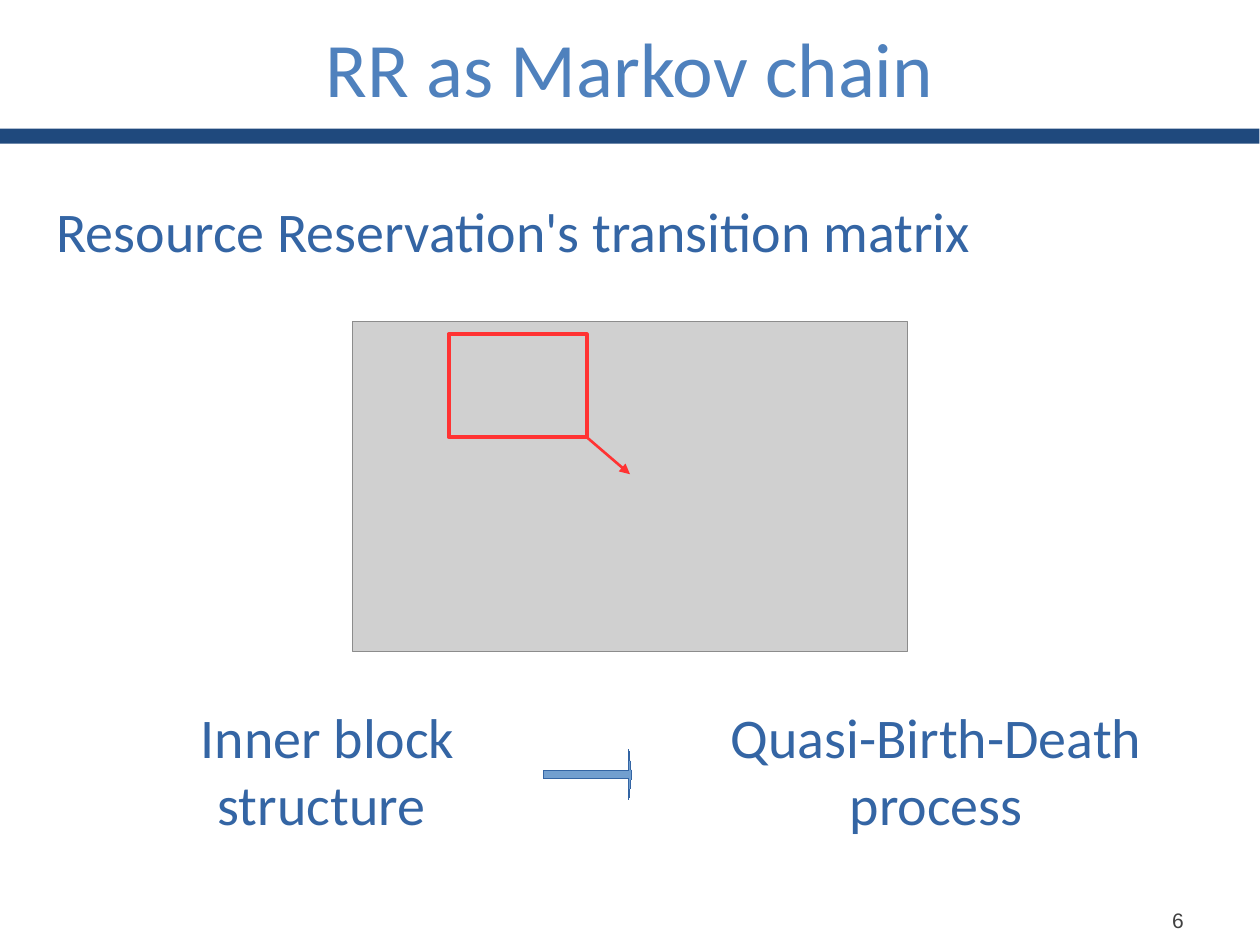
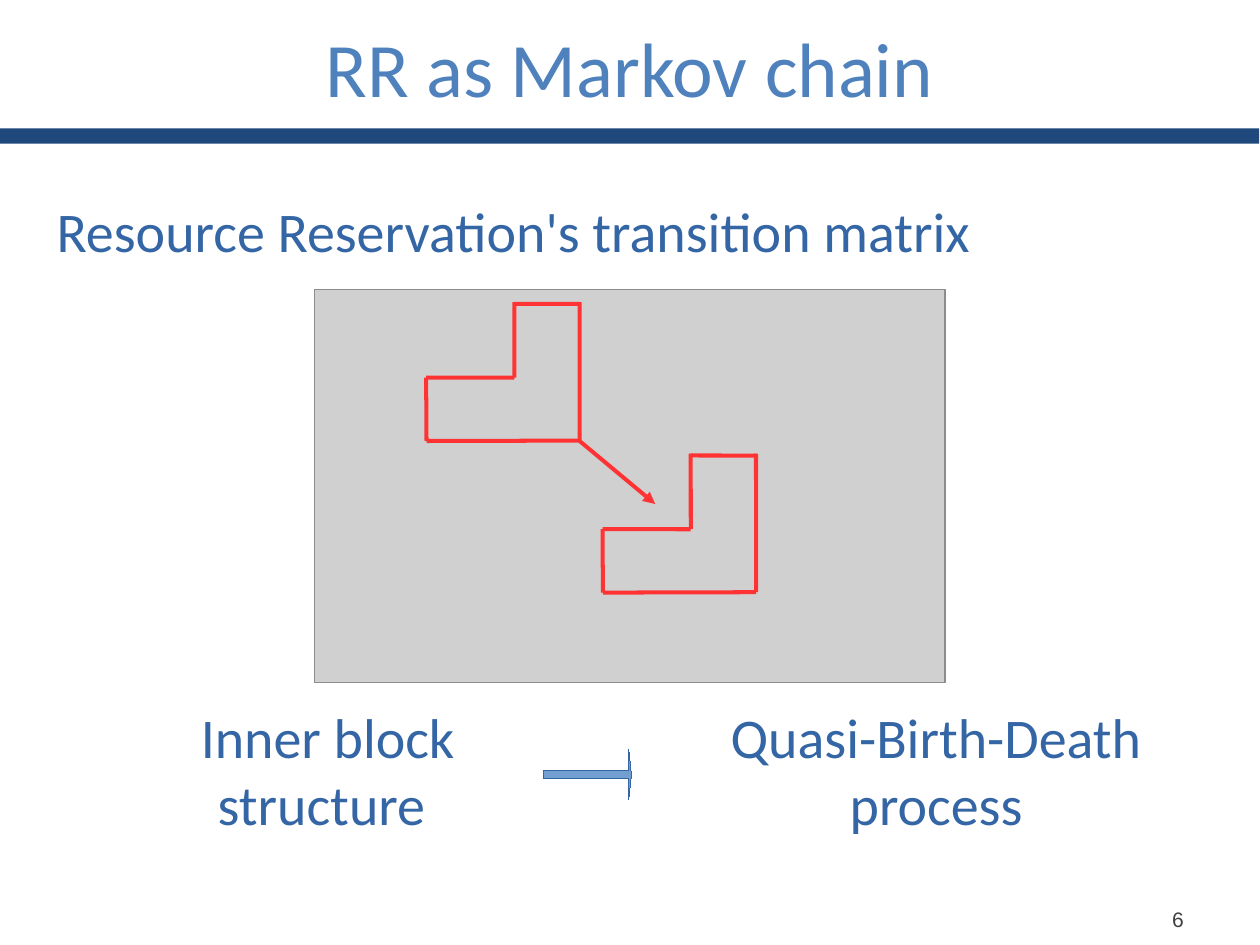
Before and after one commit to GianlucaBortoli/bachelorThesis, a slide deck: slide 7 of slides/slides.pptx. Drawn at 1260x945 pixels with LibreOffice and Linux fonts; fonts in the diff are those of the drawing; grey boxes stand for pictures. Boxes give left, top, right and bottom in pixels: in the first picture for what was removed or moved away, otherwise in the second. Text is boxed around its words. In the diff, an @@ line names an element or a change of style, - is before the commit and + after.

```diff
--- a/slides/slides.pptx
+++ b/slides/slides.pptx
@@ picture: place and size @@
-picture at <box>352,321,907,651</box>
+picture at <box>315,290,945,683</box>
@@ line added from (514, 302) to (514, 378), #FF3333 2.3 pt @@
@@ line added from (514, 304) to (580, 304), #FF3333 2.3 pt @@
@@ line added from (580, 302) to (580, 441), #FF3333 2.3 pt @@
@@ rectangle removed at <box>449,334,587,437</box> @@
@@ line added from (426, 378) to (427, 441), #FF3333 2.3 pt @@
@@ line added from (426, 378) to (514, 378), #FF3333 2.3 pt @@
@@ line added from (427, 441) to (580, 441), #FF3333 2.3 pt @@
@@ arrow moved from (587, 437) - (630, 474) to (580, 441) - (655, 504) @@
@@ arrow (580, 441) - (655, 504): stroke #FF3333 1.5 pt to #FF3333 2.3 pt @@
@@ line added from (690, 454) to (690, 529), #FF3333 2.3 pt @@
@@ line added from (690, 455) to (756, 455), #FF3333 2.3 pt @@
@@ line added from (756, 454) to (756, 592), #FF3333 2.3 pt @@
@@ line added from (602, 529) to (604, 592), #FF3333 2.3 pt @@
@@ line added from (602, 529) to (690, 529), #FF3333 2.3 pt @@
@@ line added from (604, 592) to (756, 592), #FF3333 2.3 pt @@
```
Also in this commit, not shown: 6 other slides changed, 8 other files.
